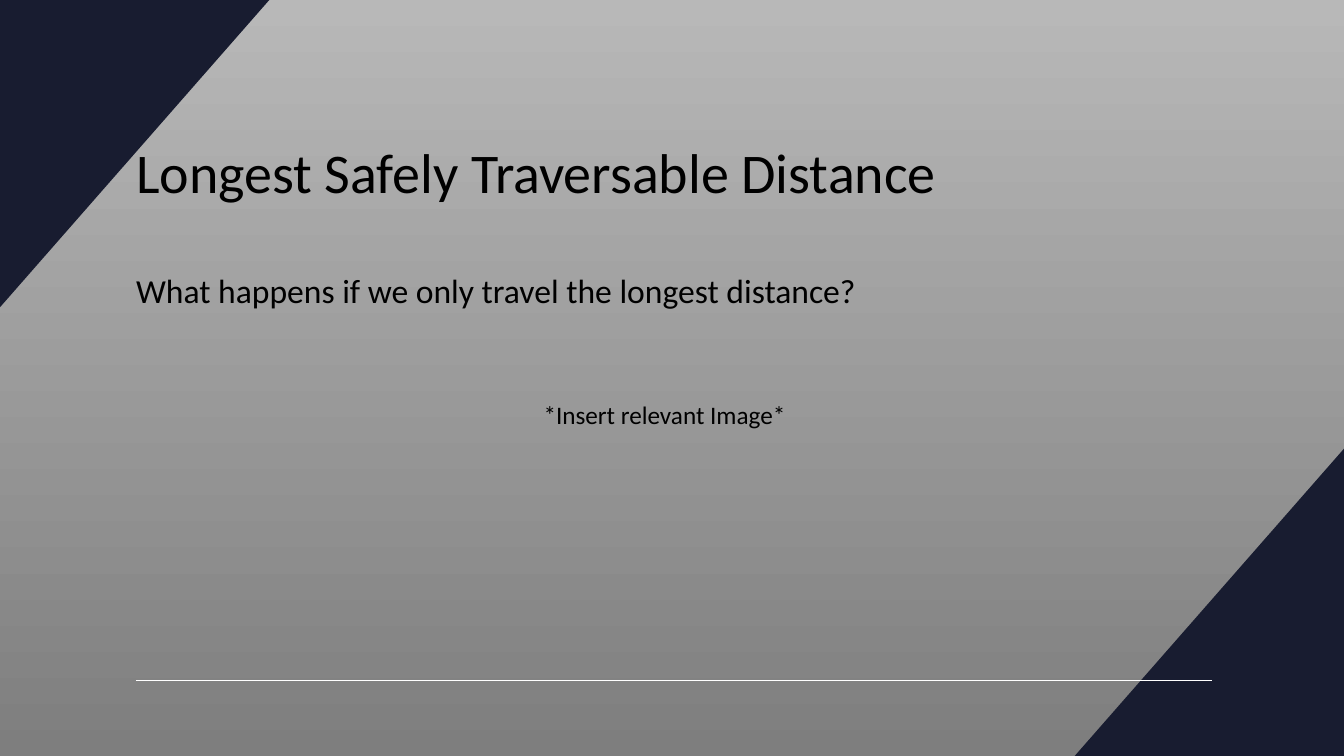
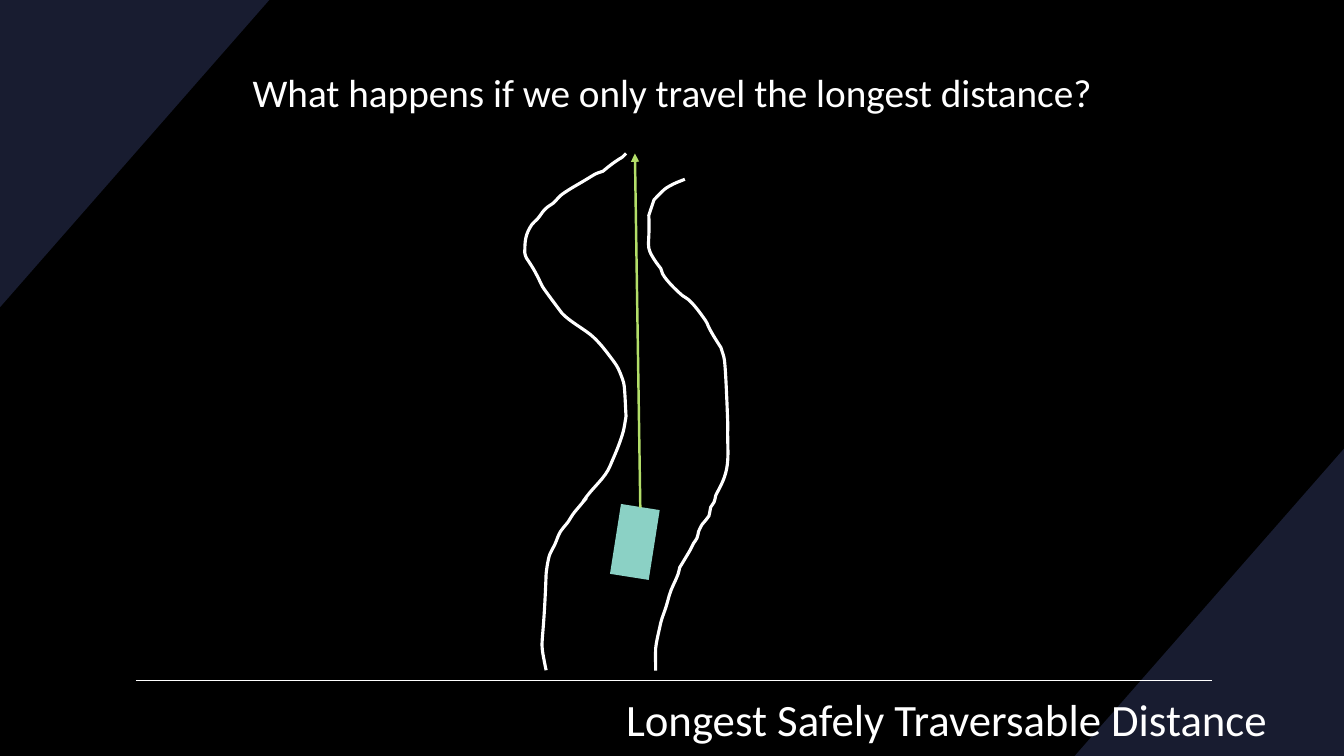
Before and after one commit to RacingAI/Reactive-Methods-Workshop, a slide deck: slide 9 of Disparity_Extender.pptx (slide 5 before the commit). Drawn at 1344x756 pixels with LibreOffice and Linux fonts; fonts in the diff are those of the drawing. Boxes give left, top, right and bottom in pixels: in the first picture for what was removed or moved away, otherwise in the second. Text is boxed around its words. In the diff, an @@ line names an element or a change of style, - is before the commit and + after.

```diff
--- a/Disparity_Extender.pptx
+++ b/Disparity_Extender.pptx
@@ background gradient #B9B9B9 to #7E7E7E to #000000 @@
@@ text "What happens if we only ...": place and size @@
-text "What happens if we only ..." at (136, 279, 855, 309)
+text "What happens if we only ..." at (253, 79, 1092, 114)
@@ text "What happens if we only ..." at (253, 79, 1092, 114): size 24 to 28 pt, text colour #000000 to #FFFFFF; alignment left to centre; vertical alignment top to middle @@
@@ freeform shape added at (525, 153, 626, 670), outline #FFFFFF 2.25 pt @@
@@ arrow added from (640, 508) to (635, 153), #B3DE69 1.75 pt @@
@@ freeform shape added at (648, 179, 728, 670), outline #FFFFFF 2.25 pt @@
@@ text removed at (544, 406, 785, 429) @@
-*Insert relevant Image*
@@ rectangle added at (611, 505, 660, 579), fill #8BD1C5, outline #8BD1C5 1 pt @@
@@ title "Longest Safely Traversable Distance": place and size @@
-title "Longest Safely Traversable Distance" at (136, 146, 936, 203)
+title "Longest Safely Traversable Distance" at (626, 698, 1267, 747)
@@ title "Longest Safely Traversable Distance" at (626, 698, 1267, 747): size 40 to 32 pt, text colour #000000 to #FFFFFF @@
```
Also in this commit, not shown: 7 other slides changed, 23 slides added, 1 slide removed, 5 other files.
